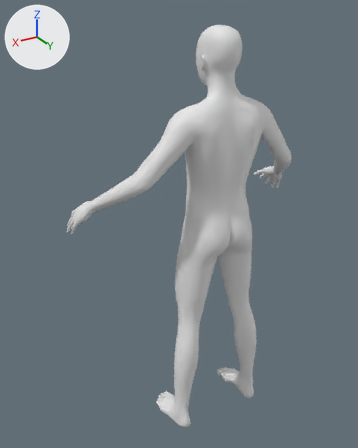
An edit to the glTF model game/assets/humans/dragonkind_male_adolescent.glb, drawn before and after from the same camera.
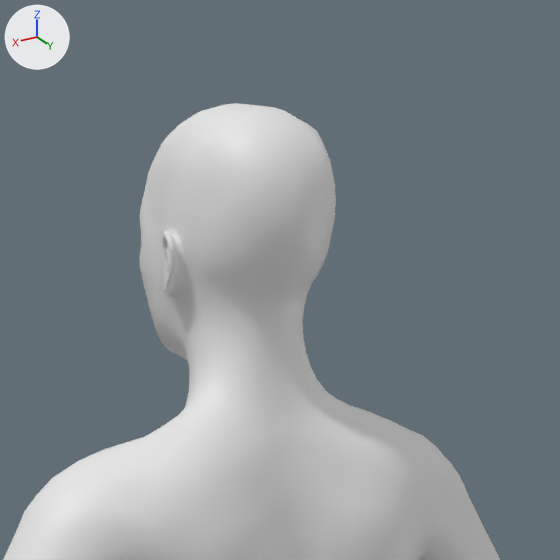
Old and new are each drawn whole from a 50 mm lens placed at (1.3, 1.775, 2.071), pointed at (0.091, -0.241, 1.064) and again close up on the part from 45% to 83% of the width and 0% to 30% of the height. The axes (+X, +Y, +Z) are drawn at upper left. The lights are the same throughout. The older version's two pictures come first. Materials are left out; every surface is plain grey. Vertices at exactly the same position are counted once.

The older version as bpy lines, for what is in view:
```python
me_mesh_0 = bpy.data.meshes.new('Mesh_0')
me_mesh_0.from_pydata(...)  # 13380 vertices, 26756 faces; spans x -0.64..0.64, y -0.43..0.1, z 0.0..2.02
ob_body = bpy.data.objects.new('Body', me_mesh_0)
ob_body.location = (0.0, 0.0, 0.0)
```
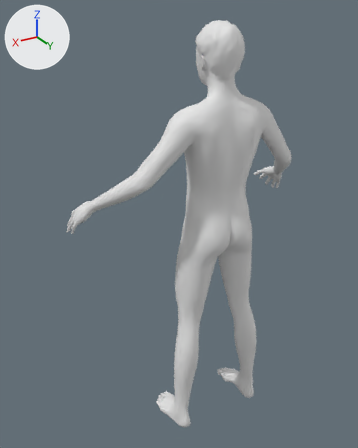
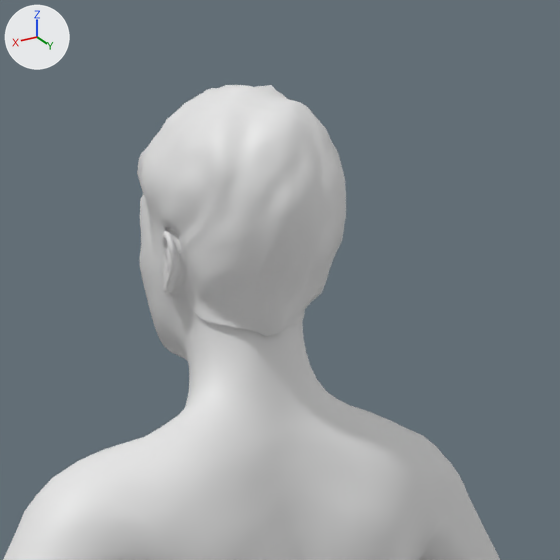
The change, as JSON lines over the scene's bpy script:
```json
{"block": "me_mesh_0", "where": "# used by ob_body; location = (0.0, 0.0, 0.0)"}
{"op": "remove", "block": "me_mesh_0", "code": "me_mesh_0.from_pydata(...)  # 13380 vertices, 26756 faces; spans x -0.64..0.64, y -0.43..0.1, z 0.0..2.02"}
{"op": "add", "block": "me_mesh_0", "code": "me_mesh_0.from_pydata(...)  # 15355 vertices, 30464 faces; spans x -0.64..0.64, y -0.43..0.1, z 0.0..2.03"}
{"block": "me_mesh_0", "change": "me_mesh_0 part 1: a new loose piece of 1755 vertices spanning x -0.1..0.1, y -0.19..0.06, z 1.8..2.03"}
{"block": "me_mesh_0", "change": "other edits to the shape of me_mesh_0 do not show in these pictures"}
```

What differs and where, as boxes (x1, y1, x2, y2) in the close-ups (560 x 560 px):
```json
{"object": "Body", "change": "reshaped", "before": [3, 103, 500, 560], "after": [3, 85, 500, 560]}
{"part": 1, "of": "me_mesh_0", "change": "added", "after": [137, 85, 346, 336]}
```
